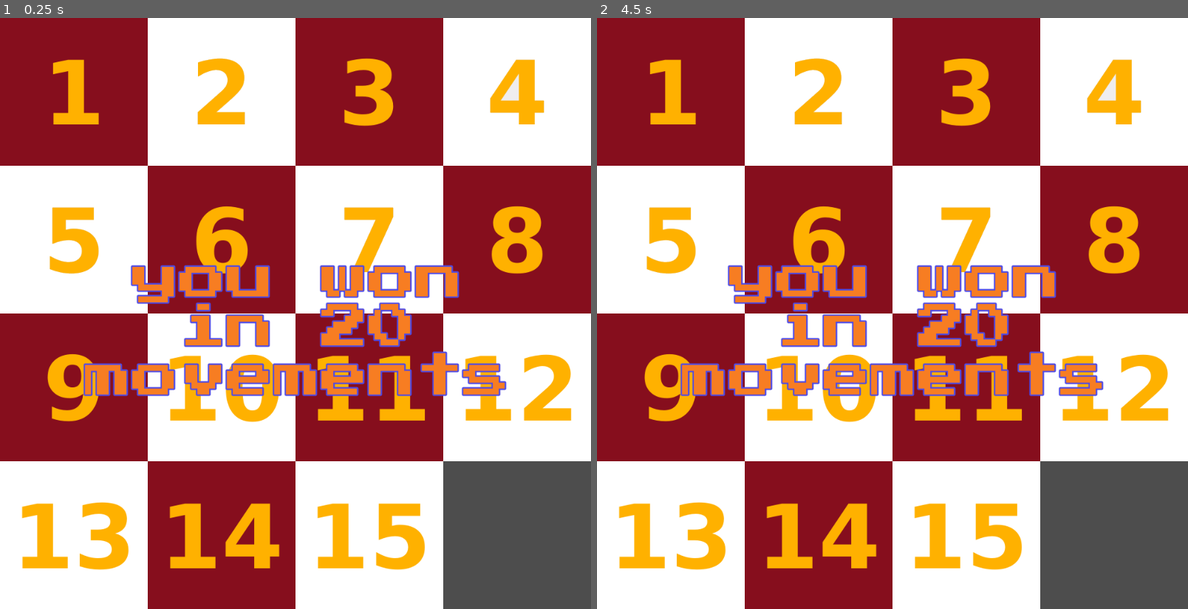
Above: before the commit, frames 1-2 (left to right).
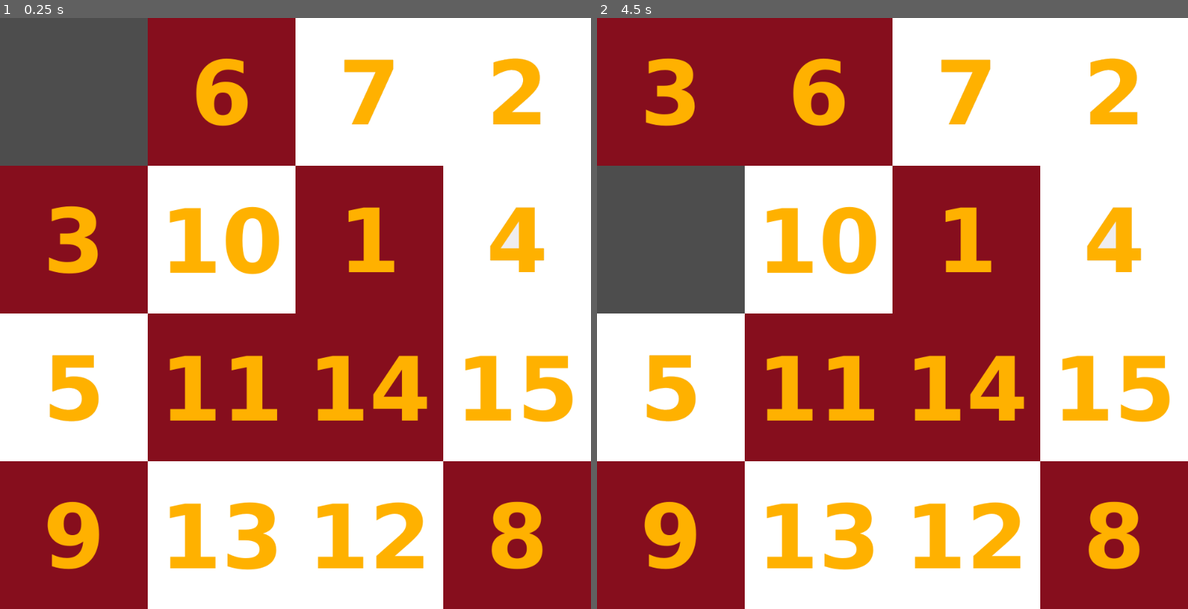
Above: after the commit, the same moments.

Repository: ZeroSkillsGameDev/003_Sliding_Puzzle_Godot
Game: Godot game, scene res://main.tscn
Two runs of this game, one before a commit and one after it. Both use one fixed random seed, a clock stepped at 60 frames per second and the inputs below.
Inputs (mouse positions are in pixels of both pictures, inside the frame that each line leads up to):
- Up to frame 1 (0.25 s): no input
- Up to frame 2 (4.5 s): tap Enter at 0.5, 2, 3.5 s; click (892, 313) at 0.67 s; tap Space at 1.25, 2.75, 4.25 s; move the mouse to (774, 343) at 1.27 s; click (774, 343) at 1.42 s; move the mouse to (951, 183) at 2.02 s; click (951, 183) at 2.17 s; move the mouse to (862, 431) at 2.77 s; click (862, 431) at 2.92 s; move the mouse to (1069, 402) at 3.52 s; click (1069, 402) at 3.67 s; move the mouse to (715, 224) at 4.27 s; click (715, 224) at 4.42 s

The runs differ from the first frame. In frame 1, 76% of the frame differs, in the area x 0-100%, y 0-100%; in frame 2, 70%.
Error before the commit: Parse Error: Expected end of statement after variable declaration, found ":" instead. (res://src/main.gd:22)

Commit message:
updates

Diff:
--- a/main.tscn
+++ b/main.tscn
@@ -1,110 +1,93 @@
-[gd_scene load_steps=20 format=3 uid="uid://bf7o7mi8ykl8u"]
+[gd_scene load_steps=19 format=3 uid="uid://cjrohpooys7ow"]
 
-[ext_resource type="Script" path="res://src/main.gd" id="1_2llnu"]
-[ext_resource type="Texture2D" uid="uid://cup5l6pddxp7d" path="res://img/tile1.png" id="1_jp6wq"]
-[ext_resource type="Texture2D" uid="uid://cb0aklqli6hee" path="res://img/tile2.png" id="2_gfcx5"]
-[ext_resource type="Texture2D" uid="uid://uwjqcss521ey" path="res://img/tile3.png" id="3_fks61"]
-[ext_resource type="Texture2D" uid="uid://cycalbhhrjvdf" path="res://img/tile4.png" id="4_mr4sm"]
-[ext_resource type="Texture2D" uid="uid://cwg1kglfrosme" path="res://img/tile5.png" id="5_l27uv"]
-[ext_resource type="Texture2D" uid="uid://cnyg3s35ab7wn" path="res://img/tile6.png" id="6_4vkrq"]
-[ext_resource type="Texture2D" uid="uid://2xnrciwqebus" path="res://img/tile7.png" id="7_nb733"]
-[ext_resource type="Texture2D" uid="uid://bsqm55kr63ud" path="res://img/tile8.png" id="8_7b50y"]
-[ext_resource type="Texture2D" uid="uid://lsuqc0plyd17" path="res://img/tile9.png" id="9_tes4j"]
-[ext_resource type="Texture2D" uid="uid://bmyfwn4irxtaw" path="res://img/tile10.png" id="10_h1jmi"]
-[ext_resource type="Texture2D" uid="uid://blmaj74b8j4n5" path="res://img/tile11.png" id="11_tjtcw"]
-[ext_resource type="Texture2D" uid="uid://d3crcdsx1s3cw" path="res://img/tile12.png" id="12_6cyv7"]
-[ext_resource type="Texture2D" uid="uid://na0y0c0edqij" path="res://img/tile13.png" id="13_kheep"]
-[ext_resource type="Texture2D" uid="uid://cw5vwt7inocbt" path="res://img/tile14.png" id="14_hdicr"]
-[ext_resource type="Texture2D" uid="uid://dfdan8b3pp0wl" path="res://img/tile15.png" id="15_umdf5"]
-[ext_resource type="Texture2D" uid="uid://s7ehkex02vjq" path="res://img/empty.png" id="17_awbc2"]
-[ext_resource type="FontFile" uid="uid://2vmfpwifbtoa" path="res://fonts/PressStart2P-Regular.ttf" id="18_7ubmv"]
+[ext_resource type="Script" path="res://src/main.gd" id="1_fshg2"]
+[ext_resource type="Texture2D" uid="uid://cup5l6pddxp7d" path="res://img/tile1.png" id="1_glx6w"]
+[ext_resource type="Texture2D" uid="uid://cb0aklqli6hee" path="res://img/tile2.png" id="2_gm01w"]
+[ext_resource type="Texture2D" uid="uid://uwjqcss521ey" path="res://img/tile3.png" id="3_58xw1"]
+[ext_resource type="Texture2D" uid="uid://cycalbhhrjvdf" path="res://img/tile4.png" id="4_3pnlv"]
+[ext_resource type="Texture2D" uid="uid://cwg1kglfrosme" path="res://img/tile5.png" id="5_8vnnq"]
+[ext_resource type="Texture2D" uid="uid://cnyg3s35ab7wn" path="res://img/tile6.png" id="6_tmj27"]
+[ext_resource type="Texture2D" uid="uid://2xnrciwqebus" path="res://img/tile7.png" id="7_2pkyp"]
+[ext_resource type="Texture2D" uid="uid://bsqm55kr63ud" path="res://img/tile8.png" id="8_bcjsd"]
+[ext_resource type="Texture2D" uid="uid://lsuqc0plyd17" path="res://img/tile9.png" id="9_pa7hw"]
+[ext_resource type="Texture2D" uid="uid://bmyfwn4irxtaw" path="res://img/tile10.png" id="10_c7yih"]
+[ext_resource type="Texture2D" uid="uid://blmaj74b8j4n5" path="res://img/tile11.png" id="11_76s57"]
+[ext_resource type="Texture2D" uid="uid://d3crcdsx1s3cw" path="res://img/tile12.png" id="12_r3lwq"]
+[ext_resource type="Texture2D" uid="uid://na0y0c0edqij" path="res://img/tile13.png" id="13_48h5h"]
+[ext_resource type="Texture2D" uid="uid://cw5vwt7inocbt" path="res://img/tile14.png" id="14_reg5l"]
+[ext_resource type="Texture2D" uid="uid://dfdan8b3pp0wl" path="res://img/tile15.png" id="15_mlh55"]
+[ext_resource type="Texture2D" uid="uid://s7ehkex02vjq" path="res://img/empty.png" id="16_uyd70"]
 
-[sub_resource type="RectangleShape2D" id="RectangleShape2D_xcg20"]
+[sub_resource type="RectangleShape2D" id="RectangleShape2D_3bac8"]
 size = Vector2(1000, 1000)
 
-[node name="main" type="Area2D"]
-script = ExtResource("1_2llnu")
+[node name="Main" type="Area2D"]
+script = ExtResource("1_fshg2")
 
 [node name="CollisionShape2D" type="CollisionShape2D" parent="."]
 position = Vector2(500, 500)
-shape = SubResource("RectangleShape2D_xcg20")
+shape = SubResource("RectangleShape2D_3bac8")
 
 [node name="Tile1" type="Sprite2D" parent="."]
 position = Vector2(125, 125)
-texture = ExtResource("1_jp6wq")
+texture = ExtResource("1_glx6w")
 
 [node name="Tile2" type="Sprite2D" parent="."]
 position = Vector2(375, 125)
-texture = ExtResource("2_gfcx5")
+texture = ExtResource("2_gm01w")
 
 [node name="Tile3" type="Sprite2D" parent="."]
 position = Vector2(625, 125)
-texture = ExtResource("3_fks61")
+texture = ExtResource("3_58xw1")
 
 [node name="Tile4" type="Sprite2D" parent="."]
 position = Vector2(875, 125)
-texture = ExtResource("4_mr4sm")
+texture = ExtResource("4_3pnlv")
 
 [node name="Tile5" type="Sprite2D" parent="."]
 position = Vector2(125, 375)
-texture = ExtResource("5_l27uv")
+texture = ExtResource("5_8vnnq")
 
 [node name="Tile6" type="Sprite2D" parent="."]
 position = Vector2(375, 375)
-texture = ExtResource("6_4vkrq")
+texture = ExtResource("6_tmj27")
 
 [node name="Tile7" type="Sprite2D" parent="."]
 position = Vector2(625, 375)
-texture = ExtResource("7_nb733")
+texture = ExtResource("7_2pkyp")
 
 [node name="Tile8" type="Sprite2D" parent="."]
 position = Vector2(875, 375)
-texture = ExtResource("8_7b50y")
+texture = ExtResource("8_bcjsd")
 
 [node name="Tile9" type="Sprite2D" parent="."]
 position = Vector2(125, 625)
-texture = ExtResource("9_tes4j")
+texture = ExtResource("9_pa7hw")
 
 [node name="Tile10" type="Sprite2D" parent="."]
 position = Vector2(375, 625)
-texture = ExtResource("10_h1jmi")
+texture = ExtResource("10_c7yih")
 
 [node name="Tile11" type="Sprite2D" parent="."]
 position = Vector2(625, 625)
-texture = ExtResource("11_tjtcw")
+texture = ExtResource("11_76s57")
 
 [node name="Tile12" type="Sprite2D" parent="."]
 position = Vector2(875, 625)
-texture = ExtResource("12_6cyv7")
+texture = ExtResource("12_r3lwq")
 
 [node name="Tile13" type="Sprite2D" parent="."]
 position = Vector2(125, 875)
-texture = ExtResource("13_kheep")
+texture = ExtResource("13_48h5h")
 
 [node name="Tile14" type="Sprite2D" parent="."]
 position = Vector2(375, 875)
-texture = ExtResource("14_hdicr")
+texture = ExtResource("14_reg5l")
 
 [node name="Tile15" type="Sprite2D" parent="."]
 position = Vector2(625, 875)
-texture = ExtResource("15_umdf5")
+texture = ExtResource("15_mlh55")
 
 [node name="Tile16" type="Sprite2D" parent="."]
 position = Vector2(875, 875)
-texture = ExtResource("17_awbc2")
-
-[node name="Label" type="Label" parent="."]
-offset_left = 144.0
-offset_top = 400.0
-offset_right = 864.0
-offset_bottom = 649.0
-theme_override_colors/font_color = Color(0.968627, 0.490196, 0.133333, 1)
-theme_override_colors/font_outline_color = Color(0.313726, 0.294118, 0.894118, 1)
-theme_override_constants/outline_size = 10
-theme_override_fonts/font = ExtResource("18_7ubmv")
-theme_override_font_sizes/font_size = 80
-text = "you won
-in 20
-movements"
-horizontal_alignment = 1
-vertical_alignment = 1
+texture = ExtResource("16_uyd70")
--- a/src/main.gd
+++ b/src/main.gd
@@ -1,87 +1,84 @@
 extends Area2D
 
-var mouse
 var tiles = []
 var solved = []
-var counter = 0
+var mouse = false
 
+# Called when the node enters the scene tree for the first time.
 func _ready():
 	start_game()
 
 func start_game():
-	$Label.hide()
-	tiles = [$Tile1, $Tile2, $Tile3, $Tile4, $Tile5, $Tile6, $Tile7, $Tile8, $Tile9, $Tile10, $Tile11, $Tile12, $Tile13, $Tile14, $Tile15, $Tile16]
+	tiles = [$Tile1, $Tile2, $Tile3, $Tile4, $Tile5, $Tile6, $Tile7, $Tile8, $Tile9, $Tile10, $Tile11, $Tile12, $Tile13, $Tile14, $Tile15, $Tile16 ]
 	solved = tiles.duplicate()
 	shuffle_tiles()
-	counter = 0
 
 func shuffle_tiles():
 	var previous = 99
 	var previous_1 = 98
-	for u in range(0,1000):
-		var tile_a = randi() % 16 and tile != previous and tile != previous_1:
-		if tiles[tile_a] != $Tile16:
-			var rows = int(tiles[tile_a].position.y / 250)
-			var cols = int(tiles[tile_a].position.x / 250)
+	for t in range(0,1000):
+		var tile = randi() % 16
+		if tiles[tile] != $Tile16 and tile != previous and tile != previous_1:
+			var rows = int(tiles[tile].position.y / 250)
+			var cols = int(tiles[tile].position.x / 250)
 			check_neighbours(rows,cols)
 			previous_1 = previous
 			previous = tile
 
+
+# Called every frame. 'delta' is the elapsed time since the previous frame.
 func _process(delta):
 	if Input.is_mouse_button_pressed(MOUSE_BUTTON_LEFT) and mouse:
 		var mouse_copy = mouse
+		print(mouse.position)
 		mouse = false
 		var rows = int(mouse_copy.position.y / 250)
 		var cols = int(mouse_copy.position.x / 250)
 		check_neighbours(rows,cols)
 		if tiles == solved:
-			$Label.text = "YOU WON \n in " + str(counter) + "\n movements"
-			$Label.show()
+			print("You win!")
 
-
-func check_neighbours(rows,cols):
-	var tile_pos = rows * 4 + cols
+func check_neighbours(rows, cols):
 	var empty = false
 	var done = false
+	var pos = rows * 4 + cols
 	while !empty and !done:
-		var new_pos = tiles[tile_pos].position
+		var new_pos = tiles[pos].position
 		if rows < 3:
 			new_pos.y += 250
-			empty = find_empty(new_pos,tile_pos)
+			empty = find_empty(new_pos,pos)
 			new_pos.y -= 250
 		if rows > 0:
 			new_pos.y -= 250
-			empty = find_empty(new_pos,tile_pos)
+			empty = find_empty(new_pos,pos)
 			new_pos.y += 250
 		if cols < 3:
 			new_pos.x += 250
-			empty = find_empty(new_pos,tile_pos)
+			empty = find_empty(new_pos,pos)
 			new_pos.x -= 250
 		if cols > 0:
 			new_pos.x -= 250
-			empty = find_empty(new_pos,tile_pos)
+			empty = find_empty(new_pos,pos)
 			new_pos.x += 250
 		done = true
 
-func find_empty(position,tile_pos):
+func find_empty(position,pos):
 	var new_rows = int(position.y / 250)
 	var new_cols = int(position.x / 250)
 	var new_pos = new_rows * 4 + new_cols
 	if tiles[new_pos] == $Tile16:
-		swap_tiles(tile_pos,new_pos)
+		swap_tiles(pos, new_pos)
 		return true
 	else:
 		return false
 
-
-func swap_tiles(tile_src,tile_dst):
+func swap_tiles(tile_src, tile_dst):
 	var temp_pos = tiles[tile_src].position
 	tiles[tile_src].position = tiles[tile_dst].position
 	tiles[tile_dst].position = temp_pos
 	var temp_tile = tiles[tile_src]
 	tiles[tile_src] = tiles[tile_dst]
 	tiles[tile_dst] = temp_tile
-	counter += 1
 
 
 func _input_event(viewport, event, shape_idx):
